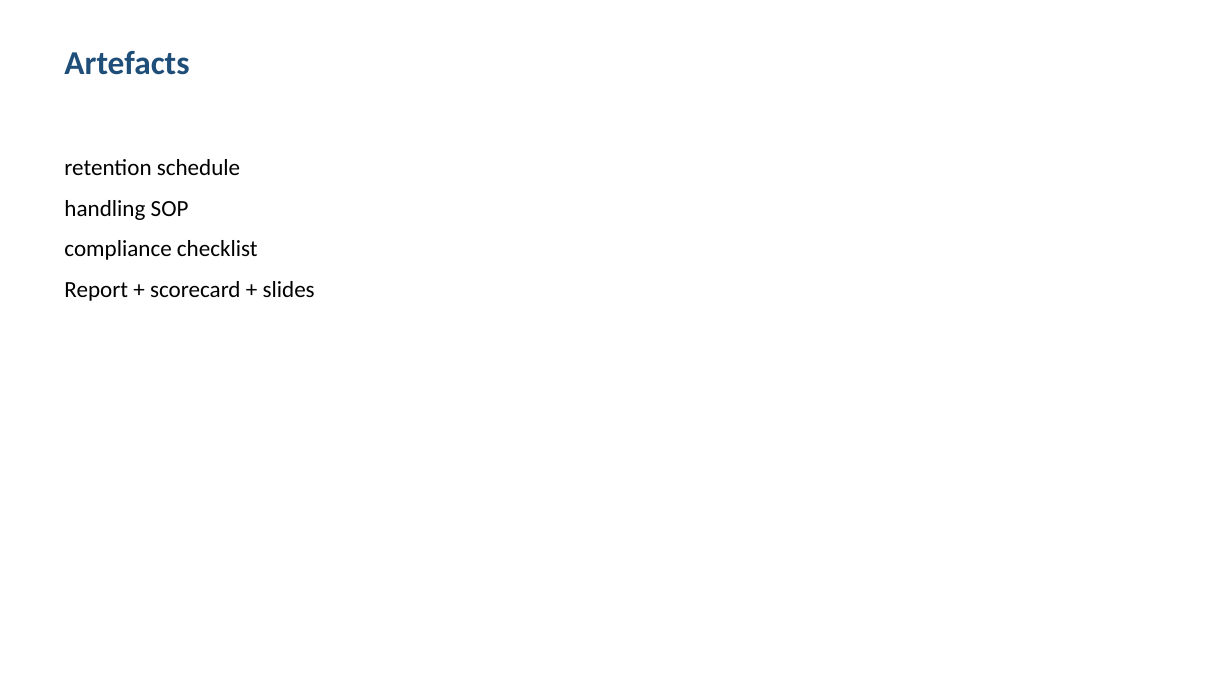
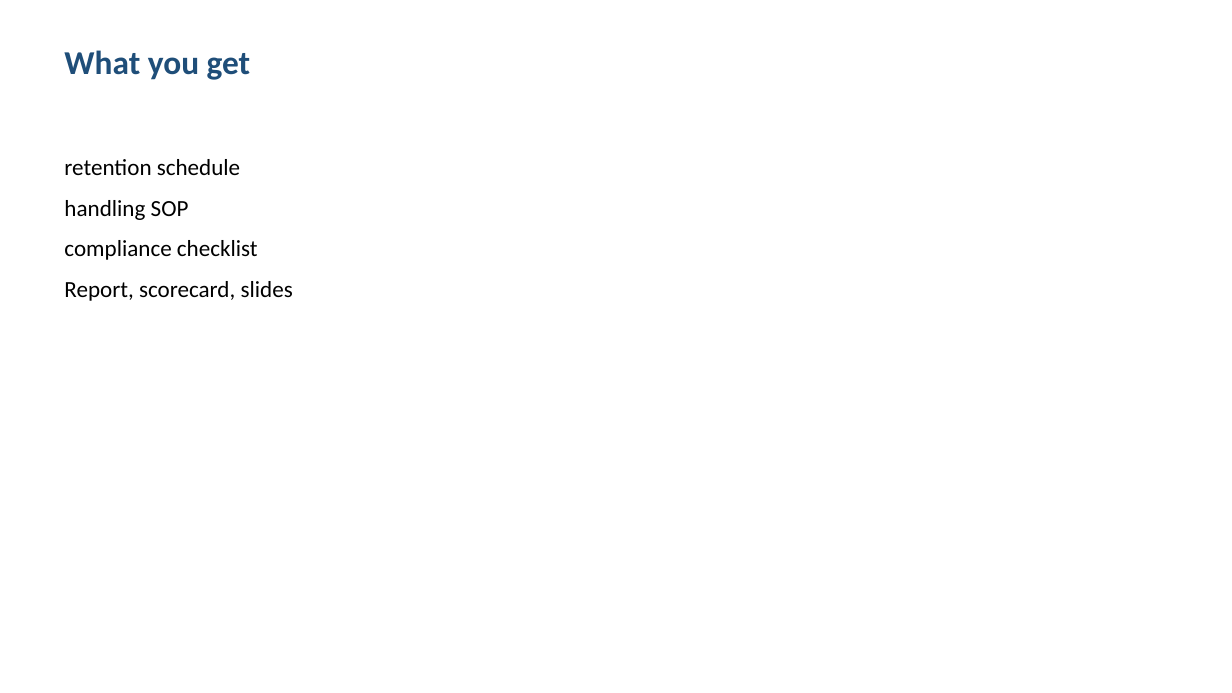
Before and after one commit to shohrabniaz/compliance-records-management, a slide deck: slide 3 of Final_Submission/02_Presentation.pptx. Drawn at 1232x693 pixels with LibreOffice and Linux fonts; fonts in the diff are those of the drawing. Boxes give left, top, right and bottom in pixels: in the first picture for what was removed or moved away, otherwise in the second. Text is boxed around its words. In the diff, an @@ line names an element or a change of style, - is before the commit and + after.

```diff
--- a/Final_Submission/02_Presentation.pptx
+++ b/Final_Submission/02_Presentation.pptx
@@ text at (x1=64, y1=50, x2=251, y2=80): text changed @@
-Artefacts
+What you get
@@ text at (x1=64, y1=281, x2=293, y2=301): text changed @@
-Report + scorecard + slides
+Report, scorecard, slides
```
Also in this commit, not shown: 3 other slides changed, 12 other files.
